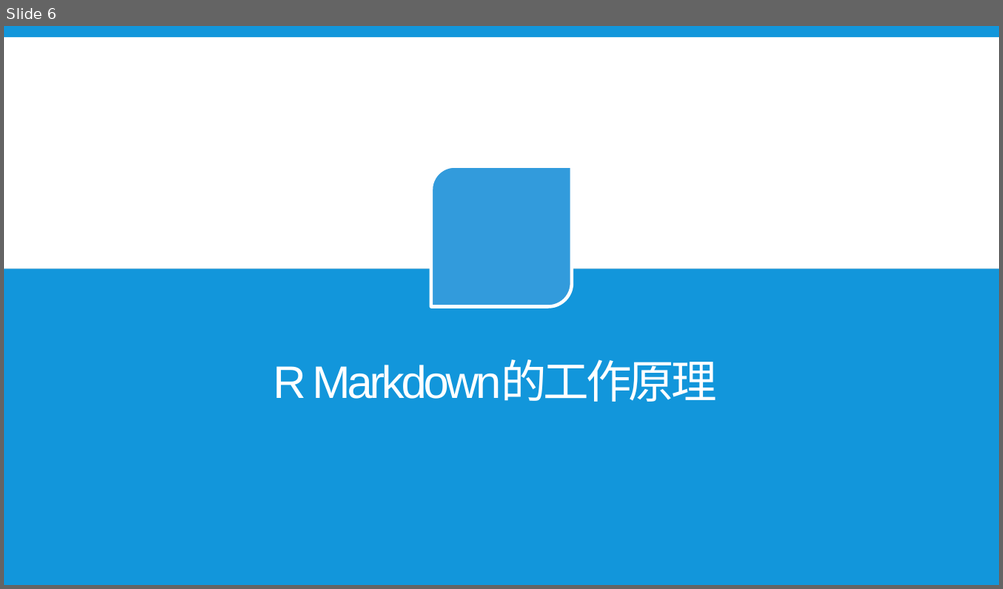
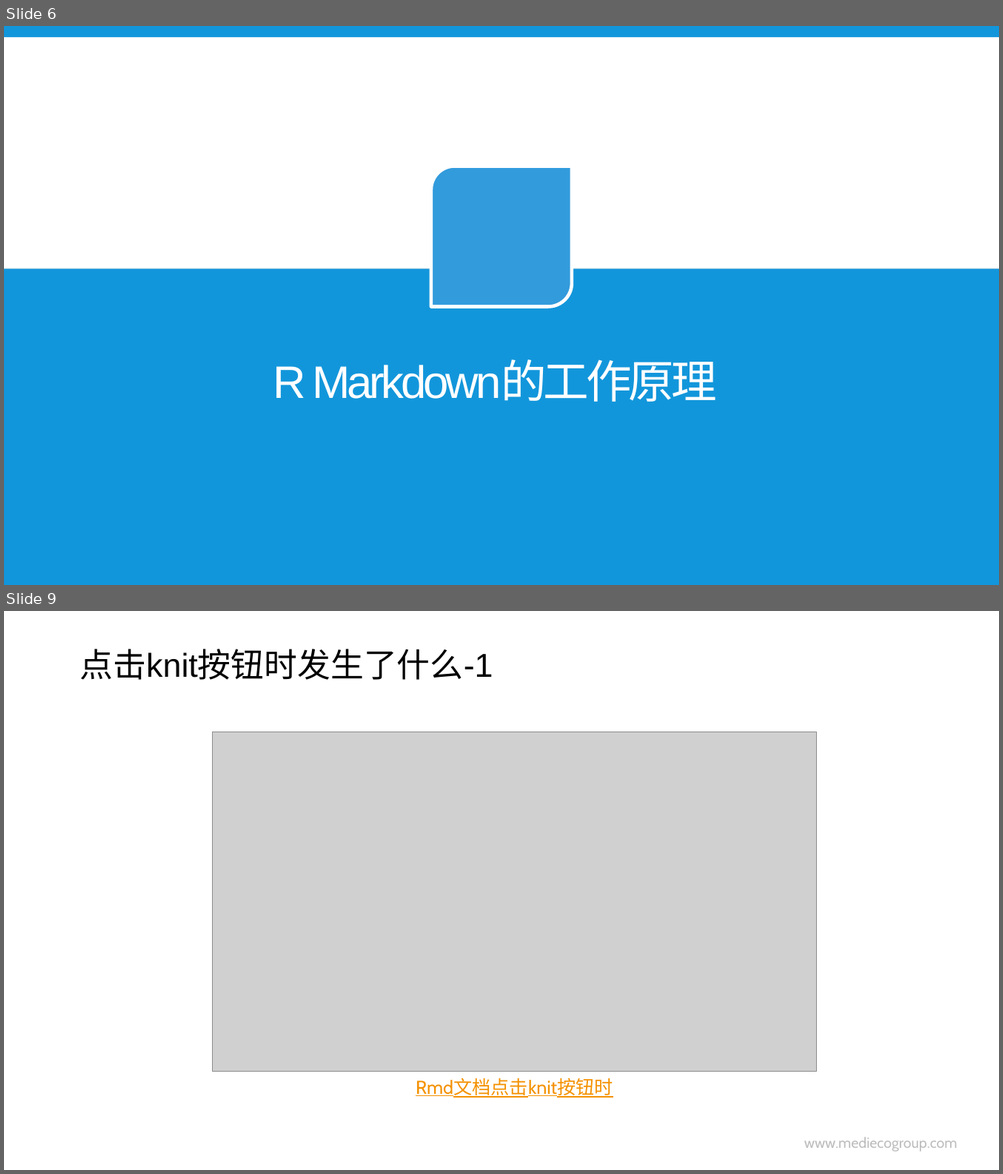
Before and after one commit to hao203/rmd_china, a slide deck: slides/01.History&Works/01-History-Works.pptx. Shown one above the other, each under a label of ours: slide 6 before the commit, slides 6 and 9 after it; the slides between them are not shown. The pictures are 1003x589 and 1003x1174 pixels, drawn with LibreOffice and Linux fonts; fonts in the diff are those of the drawing; grey boxes stand for pictures; background and template pictures are left out. Boxes give left, top, right and bottom in pixels: in the first picture for what was removed or moved away, otherwise in the second. Text is boxed around its words. In the diff, an @@ line names an element or a change of style, - is before the commit and + after.

```diff
--- a/slides/01.History&Works/01-History-Works.pptx
+++ b/slides/01.History&Works/01-History-Works.pptx
@@ slide 9 added at bbox=[4, 611, 999, 1170], background #CCE8CF @@
@@ title added at bbox=[79, 649, 492, 680], 32 pt, text #000000 @@
+点击knit按钮时发生了什么-1
@@ picture added at bbox=[212, 732, 817, 1072] @@
@@ text added at bbox=[415, 1079, 613, 1098], 18 pt, text #F49100, underline @@
+Rmd文档点击knit按钮时
@@ text added at bbox=[804, 1137, 957, 1152], 14 pt, text #000000 at 26% opacity @@
+www.mediecogroup.com
```
Also in this commit, not shown: 3 slides changed, 11 other slides added, 3 slides removed, 14 other files.
